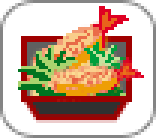
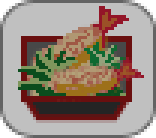
Two versions of the same layered image (w=156, h=138). Layer-by-layer changes:
pixels changed over [0, 0, 156, 138] (layer not identified)
